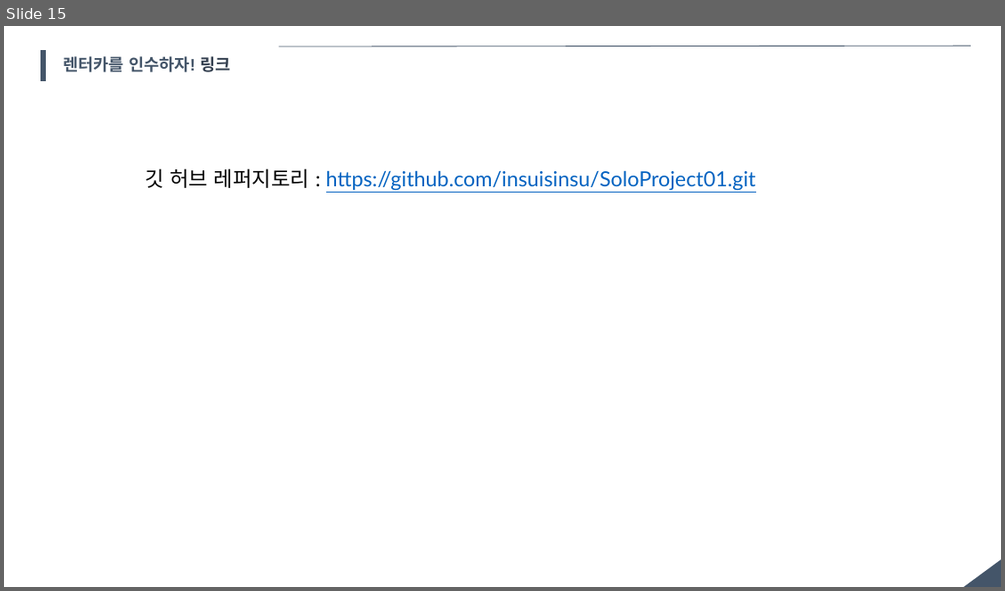
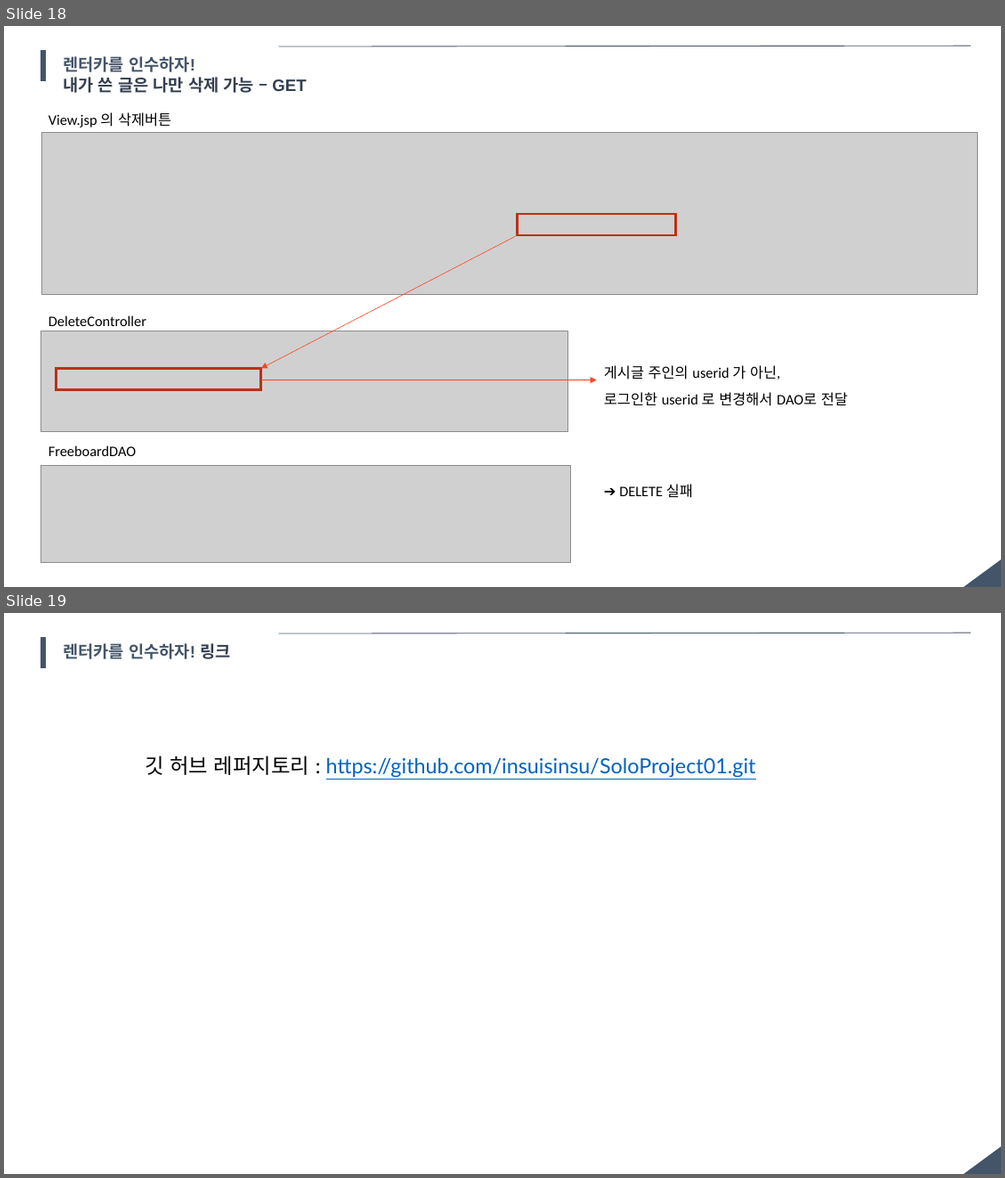
Before and after one commit to insuisinsu/SoloProject01, a slide deck: Project (ParkInsu).pptx. Shown one above the other, each under a label of ours: slide 15 before the commit, slides 18 and 19 after it. The pictures are 1005x591 and 1005x1178 pixels, drawn with LibreOffice and Linux fonts; fonts in the diff are those of the drawing; grey boxes stand for pictures. Boxes give left, top, right and bottom in pixels: in the first picture for what was removed or moved away, otherwise in the second. Text is boxed around its words. In the diff, an @@ line names an element or a change of style, - is before the commit and + after.

Commit message:
2022.06.17. 본인 게시글만 수정, 삭제하는 기능 완성

```diff
--- a/Project (ParkInsu).pptx
+++ b/Project (ParkInsu).pptx
@@ slide 18 added at <box>4,26,1001,587</box>, background #FFFFFF; not listed: 1 template element that a slide beside it also shows @@
@@ rectangle added at <box>41,51,45,80</box>, fill #445569, outline #445569 1 pt @@
@@ line added from (278, 46) to (971, 46), #445569 0.75 pt @@
@@ text added at <box>64,56,306,93</box>, 16 pt, text #333F50, bold @@
+렌터카를 인수하자!
+내가 쓴 글은 나만 삭제 가능 – GET
@@ text added at <box>48,112,171,127</box>, 14 pt, text #000000 @@
+View.jsp 의 삭제버튼
@@ picture added at <box>41,133,978,295</box> @@
@@ arrow added from (517, 235) to (261, 369), #FE431E 0.5 pt @@
@@ rectangle added at <box>517,214,676,235</box>, outline #BC3216 2.25 pt @@
@@ text added at <box>48,315,146,326</box>, 14 pt, text #000000 @@
+DeleteController
@@ picture added at <box>40,330,567,431</box> @@
@@ rectangle added at <box>56,369,260,390</box>, outline #BC3216 2.25 pt @@
@@ text added at <box>604,365,848,406</box>, 14 pt, text #000000 @@
+게시글 주인의 userid 가 아닌,
+로그인한 userid 로 변경해서 DAO로 전달
@@ arrow added from (261, 379) to (596, 379), #FE431E 0.5 pt @@
@@ text added at <box>48,445,136,456</box>, 14 pt, text #000000 @@
+FreeboardDAO
@@ picture added at <box>41,465,571,562</box> @@
@@ text added at <box>619,483,693,498</box>, 14 pt, text #000000 @@
+➔ DELETE 실패
@@ what was slide 15 is now slide 19 @@
```
Also in this commit, not shown: 5 slides changed, 3 other slides added, 9 other files.
